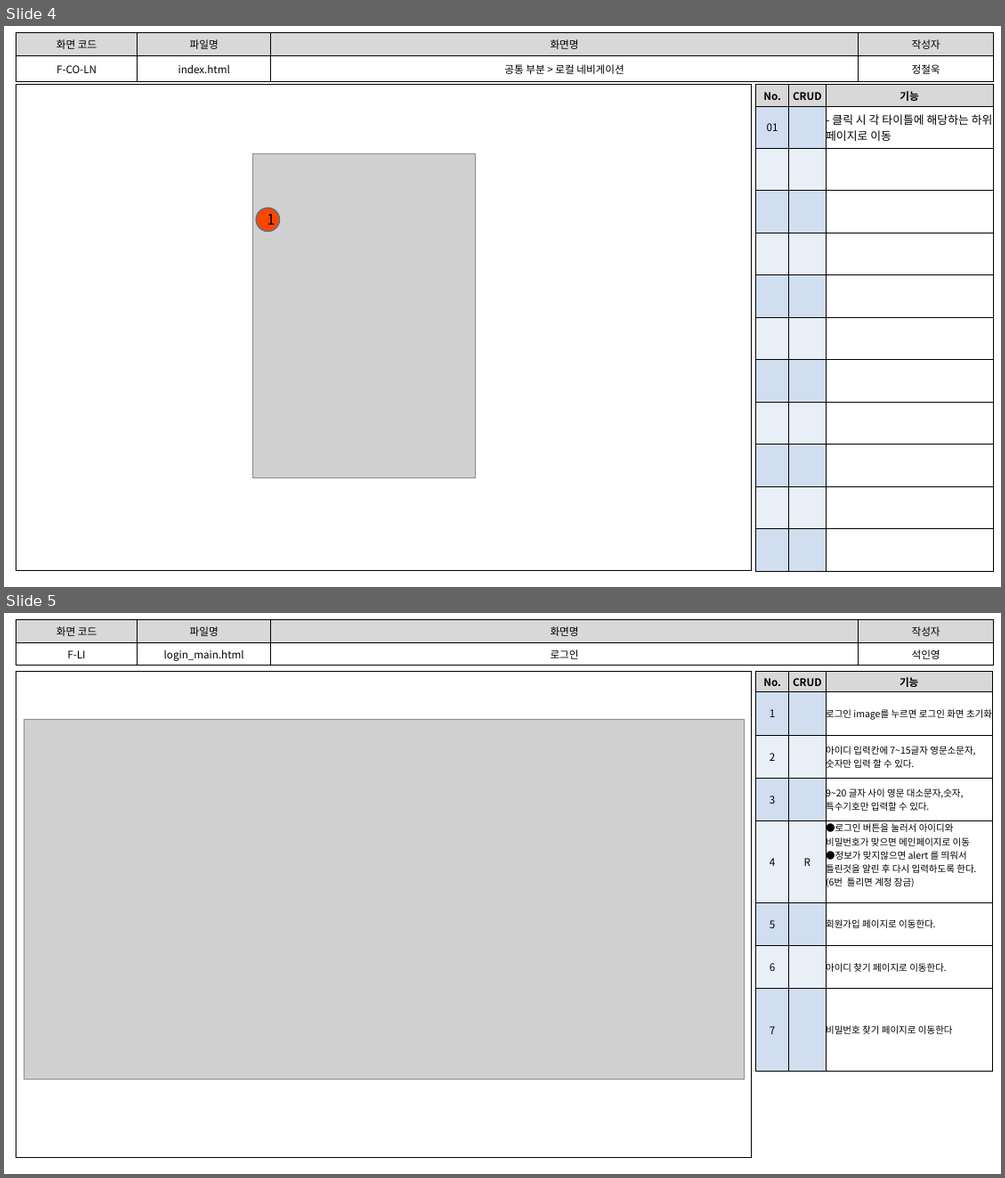
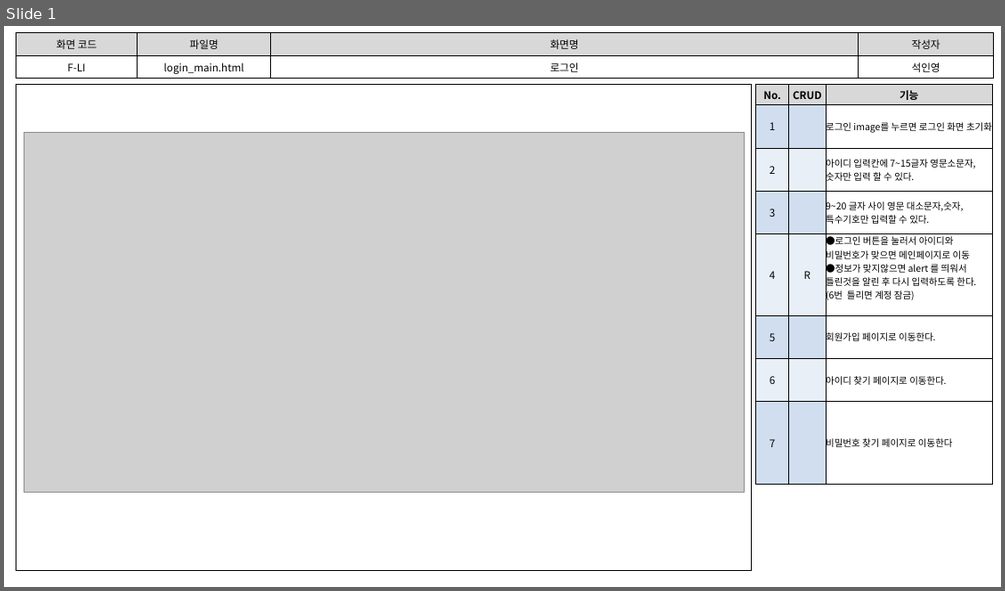
Before and after one commit to index506/cosmo6th_3thGroup, a slide deck: Text/02.화면설계도/3th_Project_화면 설계도(인영).pptx. Shown one above the other, each under a label of ours: slides 4 and 5 before the commit, slide 1 after it. The pictures are 1005x1178 and 1005x591 pixels, drawn with LibreOffice and Linux fonts; fonts in the diff are those of the drawing; grey boxes stand for pictures. Boxes give left, top, right and bottom in pixels: in the first picture for what was removed or moved away, otherwise in the second. Text is boxed around its words. In the diff, an @@ line names an element or a change of style, - is before the commit and + after.

Commit message:
정철욱 문서작업

```diff
--- a/Text/02.화면설계도/3th_Project_화면 설계도(인영).pptx
+++ b/Text/02.화면설계도/3th_Project_화면 설계도(인영).pptx
@@ slide 4 removed at (4, 26, 1001, 587), background #FFFFFF @@
@@ table removed at (16, 33, 994, 278), 2 rows, 4 columns @@
-화면 코드 | 파일명 | 화면명 | 작성자
-F-CO-LN | index.html | 공통 부분 > 로컬 네비게이션 | 정철욱
@@ rectangle removed at (16, 85, 752, 571) @@
@@ table removed at (756, 85, 994, 330), 12 rows, 3 columns @@
-No. | CRUD | 기능
-01 |  | - 클릭 시 각 타이틀에 해당하는 하위 페이지로 이동
- |  | 
- |  | 
- |  | 
- |  | 
- |  | 
- |  | 
- |  | 
- |  | 
- |  | 
- |  | 
@@ picture removed at (253, 154, 475, 477) @@
@@ ellipse removed at (256, 208, 280, 232) @@
-1
@@ what was slide 5 is now slide 1 @@
```
Also in this commit, not shown: 3 other slides removed, 6 other files.
